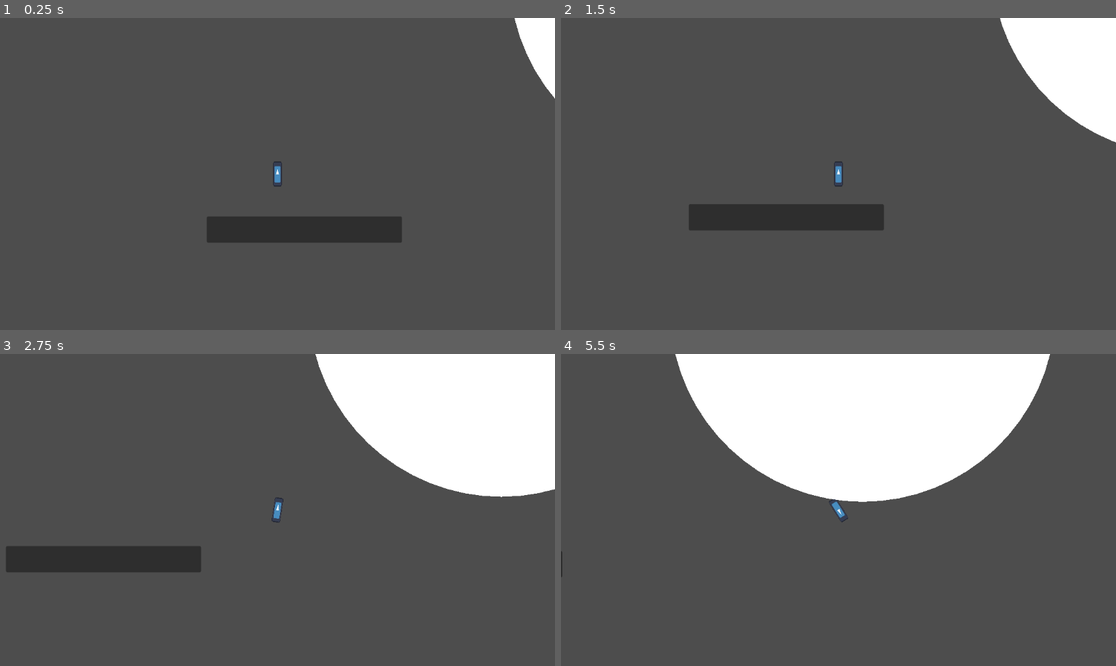
Above: before the commit, frames 1-4 (two rows, left to right).
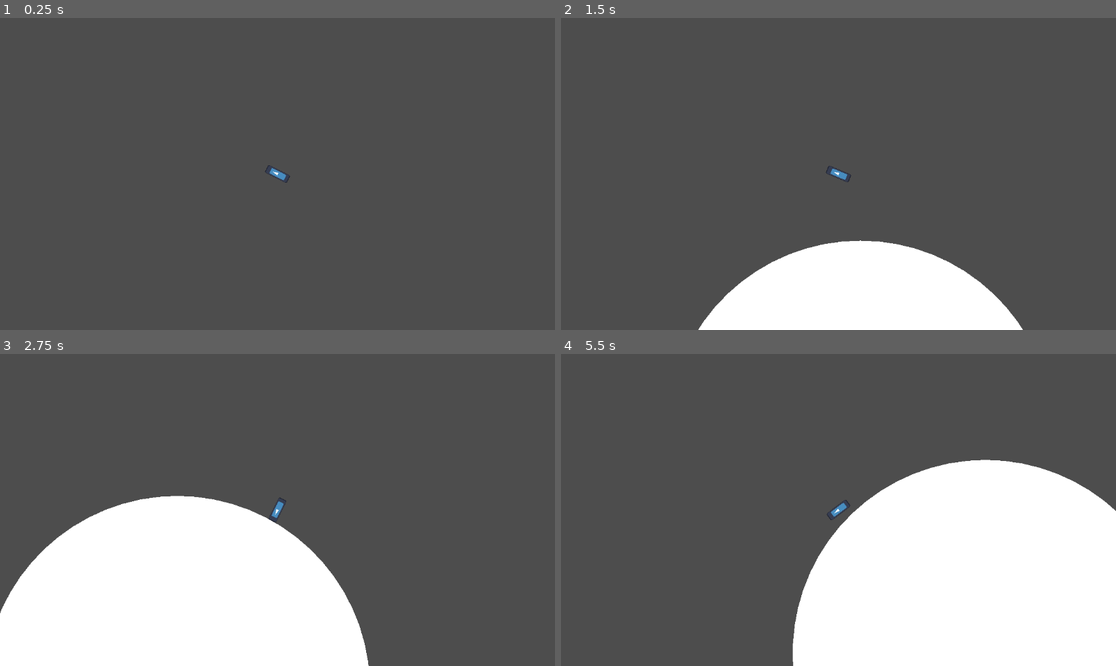
Above: after the commit, the same moments.

Repository: AndrejLapin/godot_samples
Game: Godot game, scene res://2D/World.tscn
The game is run twice, just before and just after one commit, with the same random seed, the same clock (stepped at 60 frames per second) and the same inputs. The engine's default icon, where the game draws it, is replaced by a stand-in: a white triangle on a blue panel in a dark square.
Inputs (mouse positions are in pixels of both pictures, inside the frame that each line leads up to):
- Up to frame 1 (0.25 s): no input
- Up to frame 2 (1.5 s): move the mouse to (960, 158) at 0.52 s; hold D (move_right) 0.53-1.28 s; tap Space (jump) at 0.77 s; move the mouse to (727, 189) at 1.27 s; hold S (move_down) from 1.28 s (still down)
- Up to frame 3 (2.75 s): tap Space (jump) at 1.52 s; move the mouse to (333, 441) at 2.02 s; release S (move_down) at 2.03 s; hold D (move_right) from 2.03 s (still down)
- Up to frame 4 (5.5 s): move the mouse to (810, 572) at 2.77 s; release D (move_right) at 2.78 s; hold W (move_up) 2.78-3.53 s; tap Space (jump) at 3.02, 3.77, 4.52 s; move the mouse to (1005, 556) at 3.52 s; hold A (move_left) 3.53-5.03 s; move the mouse to (672, 463) at 4.27 s; move the mouse to (866, 510) at 5.02 s; hold S (move_down) from 5.03 s (still down)

The runs differ from the first frame. In frame 1, 4.1% of the frame differs, in the area x 37-100%, y 0-72%; in frame 2, 20%; in frame 3, 45%; in frame 4, 55%, in the area x 0-100%, y 0-100%.

Commit message:
gravity sample fixes

Diff:
--- a/2D/Characters/RigidPlayer.gd
+++ b/2D/Characters/RigidPlayer.gd
@@ -1,9 +1,10 @@
 extends RigidBody2D
 
-const JUMP_VELOCITY: float = 500.0
-const MOVE_SPEED: float = 500.0
+const JUMP_VELOCITY: float = 1000.0
+const MOVE_SPEED: float = 1000.0
 const FLOOR_ANGLE_THRESHOLD: float = 0.01
 const floor_check_distance: float = 0.01
+const MAX_ANGLE: float = deg_to_rad(60)
 
 var on_the_floor: bool = false
 
@@ -29,10 +30,16 @@
 	var params :=  PhysicsShapeQueryParameters2D.new()
 	params.shape_rid = _shape.get_rid()
 	params.transform = transform
-	params.motion = Vector2(0, -floor_check_distance)
+	params.motion = floor_check_distance * _gravity_vector
+	print(params.motion)
 	params.exclude = [self.get_rid()]
-	var result = space_state.intersect_shape(params, 1)
-	on_the_floor = result.size() > 0
+	var result = space_state.get_rest_info(params)
+	on_the_floor = false
+	if result.size() > 0:
+		var shape_collision_angle := (-_gravity_vector).angle_to(result.normal)
+		on_the_floor = shape_collision_angle <= MAX_ANGLE and \
+						shape_collision_angle >= -MAX_ANGLE
+	#on_the_floor = result.size() > 0
 
 
 func _integrate_forces(state: PhysicsDirectBodyState2D) -> void:
@@ -47,9 +54,7 @@
 
 
 func _physics_process(_delta: float) -> void:
-	print(_gravity_vector.angle_to(Vector2(0, 1)))
 	rotate(-_gravity_vector.angle_to(Vector2(0, 1)))
-	print((Vector2.ONE - _gravity_vector))
 
 	_floor_check()
 
--- a/2D/World.tscn
+++ b/2D/World.tscn
@@ -13,12 +13,13 @@
 radius = 1000.74
 
 [sub_resource type="CircleShape2D" id="CircleShape2D_a6suo"]
-radius = 1992.0
+radius = 2500.0
 
 [node name="World" type="Node2D"]
 
 [node name="StaticBody2D" type="StaticBody2D" parent="."]
-position = Vector2(533, 575)
+position = Vector2(1729, -578)
+rotation = -0.195132
 scale = Vector2(2.715, 2.715)
 
 [node name="PanelContainer" type="PanelContainer" parent="StaticBody2D"]
@@ -30,14 +31,28 @@
 [node name="CollisionShape2D" type="CollisionShape2D" parent="StaticBody2D"]
 shape = SubResource("RectangleShape2D_kicsh")
 
+[node name="StaticBody2D3" type="StaticBody2D" parent="."]
+position = Vector2(1725, -1.00004)
+rotation = 1.34645
+scale = Vector2(2.715, 2.715)
+
+[node name="PanelContainer" type="PanelContainer" parent="StaticBody2D3"]
+offset_left = -186.0
+offset_top = -25.0
+offset_right = 187.0
+offset_bottom = 25.0
+
+[node name="CollisionShape2D" type="CollisionShape2D" parent="StaticBody2D3"]
+shape = SubResource("RectangleShape2D_kicsh")
+
 [node name="Character" parent="." instance=ExtResource("1_vq8aa")]
-position = Vector2(395, 258)
+position = Vector2(3033, -2764)
 
 [node name="Camera2D" type="Camera2D" parent="Character"]
 zoom = Vector2(0.4, 0.4)
 
 [node name="StaticBody2D2" type="StaticBody2D" parent="."]
-position = Vector2(2599, -749)
+position = Vector2(3188, -939)
 
 [node name="MeshInstance2D" type="MeshInstance2D" parent="StaticBody2D2"]
 mesh = SubResource("SphereMesh_r00f3")
@@ -46,8 +61,30 @@
 shape = SubResource("CircleShape2D_dtpvg")
 
 [node name="Area2D" type="Area2D" parent="StaticBody2D2"]
-gravity_space_override = 3
+gravity_space_override = 1
 gravity_point = true
+gravity_point_unit_distance = 1200.0
+gravity_point_center = Vector2(0, 0)
+gravity_direction = Vector2(0, 0)
 
 [node name="CollisionShape2D" type="CollisionShape2D" parent="StaticBody2D2/Area2D"]
 shape = SubResource("CircleShape2D_a6suo")
+
+[node name="StaticBody2D4" type="StaticBody2D" parent="."]
+position = Vector2(5142, 2254)
+
+[node name="MeshInstance2D" type="MeshInstance2D" parent="StaticBody2D4"]
+mesh = SubResource("SphereMesh_r00f3")
+
+[node name="CollisionShape2D" type="CollisionShape2D" parent="StaticBody2D4"]
+shape = SubResource("CircleShape2D_dtpvg")
+
+[node name="Area2D" type="Area2D" parent="StaticBody2D4"]
+gravity_space_override = 1
+gravity_point = true
+gravity_point_unit_distance = 1200.0
+gravity_point_center = Vector2(0, 0)
+gravity_direction = Vector2(0, 0)
+
+[node name="CollisionShape2D" type="CollisionShape2D" parent="StaticBody2D4/Area2D"]
+shape = SubResource("CircleShape2D_a6suo")
--- a/project.godot
+++ b/project.godot
@@ -42,3 +42,7 @@
 "events": [Object(InputEventKey,"resource_local_to_scene":false,"resource_name":"","device":-1,"window_id":0,"alt_pressed":false,"shift_pressed":false,"ctrl_pressed":false,"meta_pressed":false,"pressed":false,"keycode":0,"physical_keycode":32,"key_label":0,"unicode":32,"echo":false,"script":null)
 ]
 }
+
+[physics]
+
+2d/default_gravity_vector=Vector2(0, 0)
Not shown, added: 2D/Characters/RigE842.tmp
Not shown, added: 2D/Characters/RigFE5D.tmp
